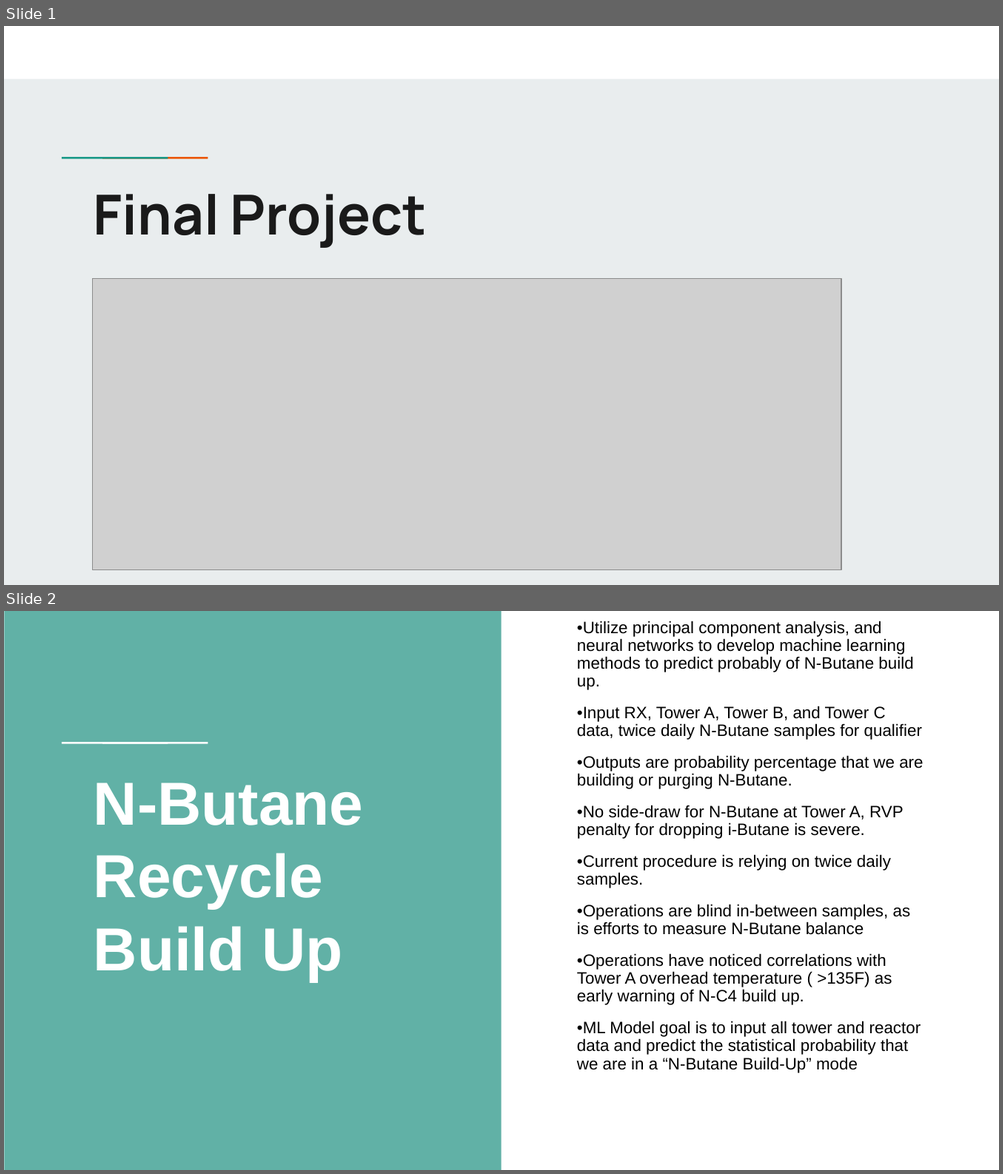
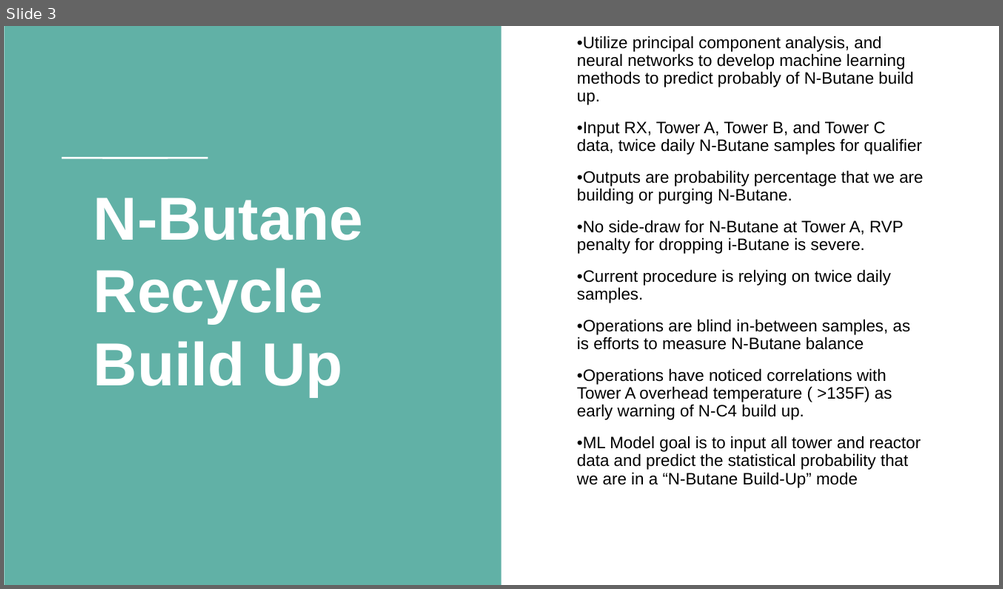
Before and after one commit to Jarney903/Red-ProjectHub, a slide deck: Presentation/Presentation1.pptx. Shown one above the other, each under a label of ours: slides 1 and 2 before the commit, slide 3 after it. The pictures are 1003x1174 and 1003x589 pixels, drawn with LibreOffice and Linux fonts; fonts in the diff are those of the drawing; grey boxes stand for pictures; background and template pictures are left out. Boxes give left, top, right and bottom in pixels: in the first picture for what was removed or moved away, otherwise in the second. Text is boxed around its words. In the diff, an @@ line names an element or a change of style, - is before the commit and + after.

```diff
--- a/Presentation/Presentation1.pptx
+++ b/Presentation/Presentation1.pptx
@@ slide 1 removed at (x1=4, y1=26, x2=999, y2=585), background #E9EDEE @@
@@ rectangle removed at (x1=4, y1=26, x2=999, y2=79) @@
@@ rectangle removed at (x1=94, y1=156, x2=135, y2=160) @@
@@ rectangle removed at (x1=134, y1=156, x2=175, y2=160) @@
@@ title removed at (x1=94, y1=194, x2=426, y2=248) @@
-Final Project
@@ picture removed at (x1=93, y1=278, x2=842, y2=570) @@
@@ what was slide 2 is now slide 3 @@
```
Also in this commit, not shown: 3 slides changed, 3 slides added.
